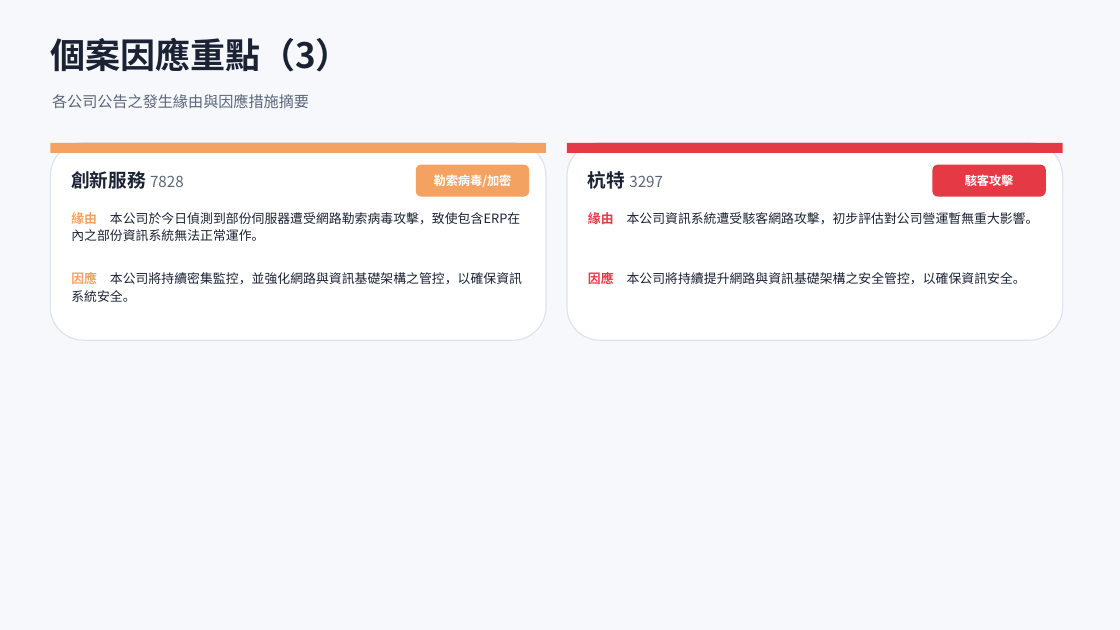
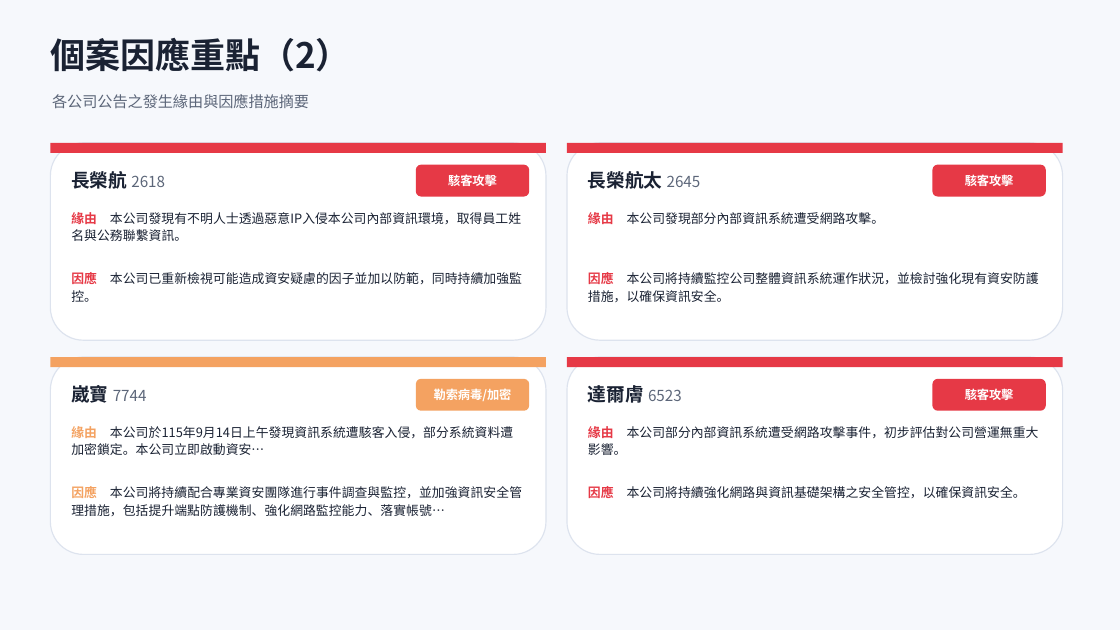
Before and after one commit to Johnnylin77/mops-isec-monitor, a slide deck: slide 7 of 資安事件因應分析.pptx (slide 8 before the commit). Drawn at 1120x630 pixels with LibreOffice and Linux fonts; fonts in the diff are those of the drawing. Boxes give left, top, right and bottom in pixels: in the first picture for what was removed or moved away, otherwise in the second. Text is boxed around its words. In the diff, an @@ line names an element or a change of style, - is before the commit and + after.

```diff
--- a/資安事件因應分析.pptx
+++ b/資安事件因應分析.pptx
@@ text at [50, 38, 351, 72]: text changed @@
-個案因應重點（3）
+個案因應重點（2）
@@ rectangle at [50, 143, 546, 153]: fill #F4A261 to #E63946 @@
@@ text at [71, 171, 165, 189]: text changed; size 16 to 13 pt; text colour #1A2233 to #5C6679; bold off @@
-創新服務 7828
+長榮航 2618
@@ rounded rectangle at [416, 165, 529, 197]: fill #F4A261 to #E63946 @@
@@ text at [448, 174, 497, 186]: text changed @@
-勒索病毒/加密
+駭客攻擊
@@ text at [588, 171, 701, 189]: text changed; size 13 to 16 pt; text colour #5C6679 to #1A2233; bold on @@
-杭特 3297
+長榮航太 2645
@@ text at [71, 212, 521, 241]: text changed @@
-緣由 本公司於今日偵測到部份伺服器遭受網路勒索病毒攻擊，致使包含ERP在內之部份資訊系統無法正常運作。
+緣由 本公司發現有不明人士透過惡意IP入侵本公司內部資訊環境，取得員工姓名與公務聯繫資訊。
@@ text at [588, 212, 885, 224]: text changed @@
-緣由 本公司資訊系統遭受駭客網路攻擊，初步評估對公司營運暫無重大影響。
+緣由 本公司發現部分內部資訊系統遭受網路攻擊。
@@ text at [71, 272, 522, 284]: text changed @@
-因應 本公司將持續密集監控，並強化網路與資訊基礎架構之管控，以確保資訊系統安全。
+因應 本公司已重新檢視可能造成資安疑慮的因子並加以防範，同時持續加強監控。
@@ text at [588, 272, 1039, 302]: text changed @@
-因應 本公司將持續提升網路與資訊基礎架構之安全管控，以確保資訊安全。
+因應 本公司將持續監控公司整體資訊系統運作狀況，並檢討強化現有資安防護措施，以確保資訊安全。
@@ rounded rectangle added at [50, 357, 546, 555], fill #FFFFFF, outline #DDE3EE 1 pt @@
@@ rectangle added at [50, 357, 546, 367], fill #F4A261 @@
@@ rounded rectangle added at [567, 357, 1063, 555], fill #FFFFFF, outline #DDE3EE 1 pt @@
@@ rectangle added at [567, 357, 1063, 367], fill #E63946 @@
@@ text added at [71, 382, 147, 407], 13 pt, text #5C6679 @@
+崴寶 7744
@@ rounded rectangle added at [416, 379, 529, 411], fill #F4A261 @@
@@ text added at [434, 389, 512, 401], 10.5 pt, text #FFFFFF, bold @@
+勒索病毒/加密
@@ text added at [588, 385, 682, 403], 13 pt, text #5C6679 @@
+達爾膚 6523
@@ rounded rectangle added at [933, 379, 1046, 411], fill #E63946 @@
@@ text added at [965, 389, 1014, 400], 10.5 pt, text #FFFFFF, bold @@
+駭客攻擊
@@ text added at [71, 426, 513, 455], 11 pt, text #1A2233 @@
+緣由 本公司於115年9月14日上午發現資訊系統遭駭客入侵，部分系統資料遭加密鎖定。本公司立即啟動資安…
@@ text added at [588, 426, 1039, 455], 11 pt, text #1A2233 @@
+緣由 本公司部分內部資訊系統遭受網路攻擊事件，初步評估對公司營運無重大影響。
@@ text added at [71, 486, 522, 516], 11 pt, text #1A2233 @@
+因應 本公司將持續配合專業資安團隊進行事件調查與監控，並加強資訊安全管理措施，包括提升端點防護機制、強化網路監控能力、落實帳號…
@@ text added at [588, 486, 1026, 498], 11 pt, text #1A2233 @@
+因應 本公司將持續強化網路與資訊基礎架構之安全管控，以確保資訊安全。
```
Also in this commit, not shown: 6 other slides changed, 2 other files.
